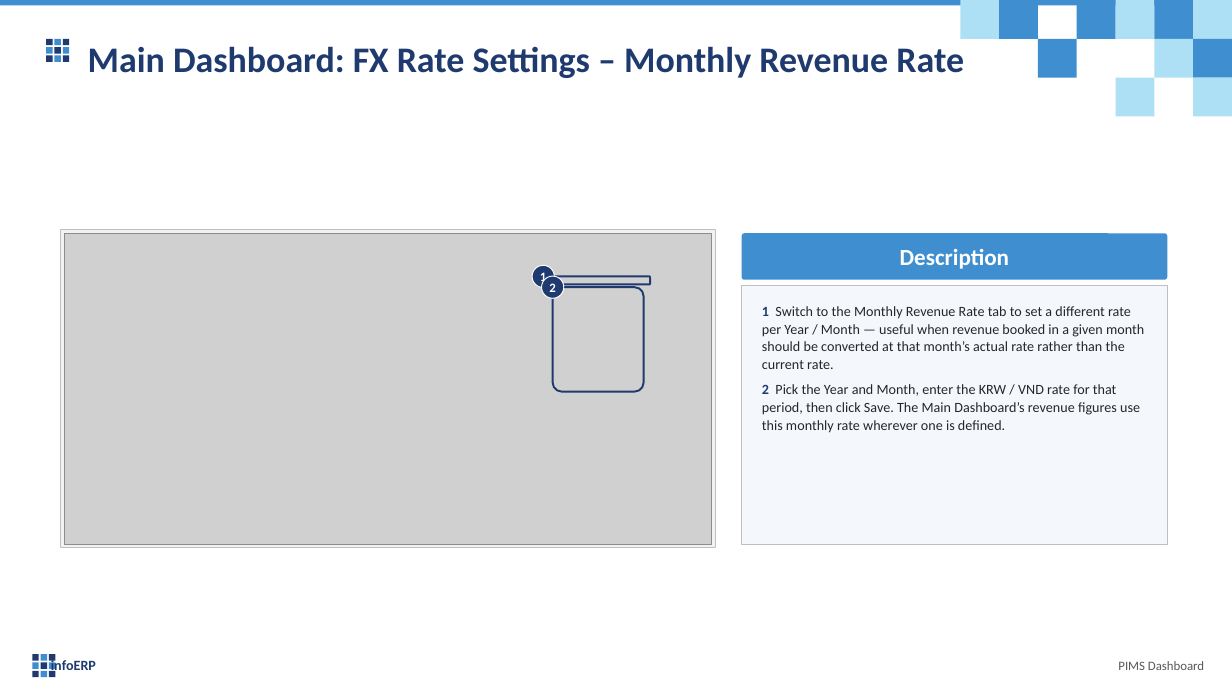
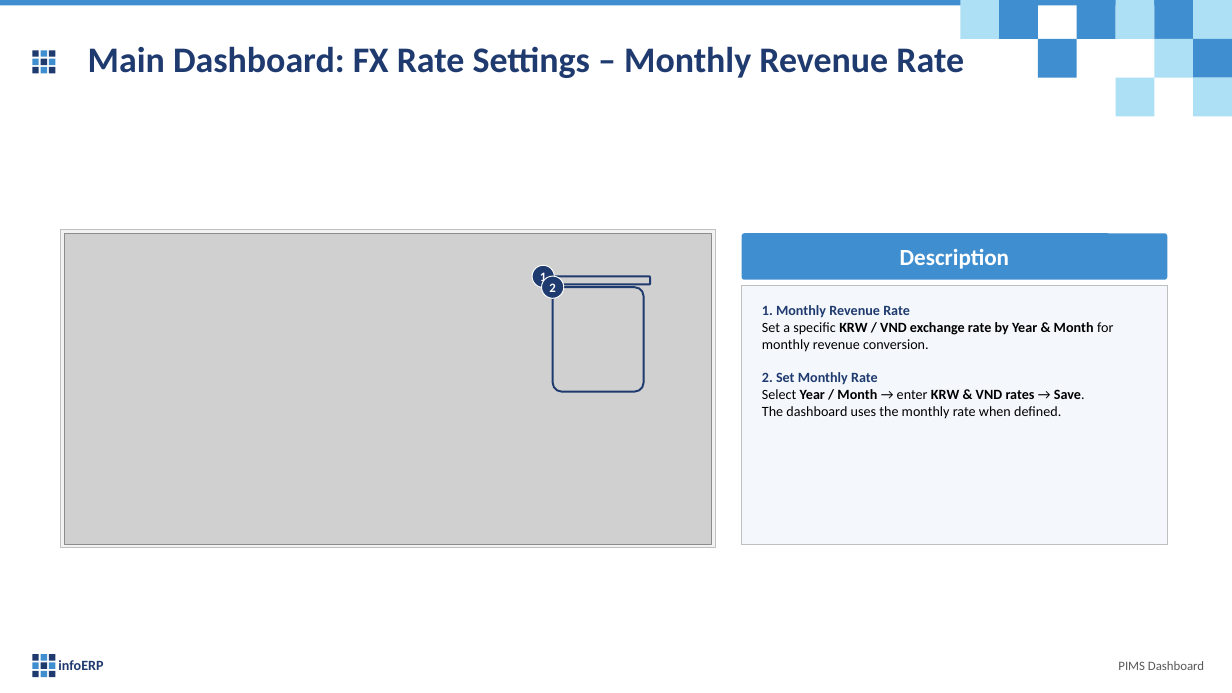
Before and after one commit to truongCLT/PIMS-DASHBOARD, a slide deck: slide 9 of docs/PIMS_Dashboard_User_Guide_V1.pptx. Drawn at 1232x693 pixels with LibreOffice and Linux fonts; fonts in the diff are those of the drawing; grey boxes stand for pictures. Boxes give left, top, right and bottom in pixels: in the first picture for what was removed or moved away, otherwise in the second. Text is boxed around its words. In the diff, an @@ line names an element or a change of style, - is before the commit and + after.

```diff
--- a/docs/PIMS_Dashboard_User_Guide_V1.pptx
+++ b/docs/PIMS_Dashboard_User_Guide_V1.pptx
@@ rectangle: place and size @@
-rectangle at [55, 47, 61, 54]
+rectangle at [32, 51, 39, 57]
@@ rectangle: place and size @@
-rectangle at [63, 47, 69, 54]
+rectangle at [32, 59, 39, 66]
@@ rectangle: place and size @@
-rectangle at [46, 47, 53, 54]
+rectangle at [41, 51, 47, 57]
@@ rectangle: place and size @@
-rectangle at [63, 55, 69, 62]
+rectangle at [41, 59, 47, 66]
@@ rectangle: place and size @@
-rectangle at [46, 55, 53, 62]
+rectangle at [49, 51, 55, 57]
@@ rectangle: place and size @@
-rectangle at [55, 55, 61, 62]
+rectangle at [49, 59, 55, 66]
@@ rectangle: place and size @@
-rectangle at [63, 39, 69, 45]
+rectangle at [32, 67, 39, 73]
@@ rectangle: place and size @@
-rectangle at [55, 39, 61, 45]
+rectangle at [41, 67, 47, 73]
@@ rectangle: place and size @@
-rectangle at [46, 39, 53, 45]
+rectangle at [49, 67, 55, 73]
@@ text at [762, 305, 1113, 419]: text changed; text colour #262626 to #000000 @@
-1 Switch to the Monthly Revenue Rate tab to set a different rate per Year / Month — useful when revenue booked in a given month should be converted at that month’s actual rate rather than the current rate.
-2 Pick the Year and Month, enter the KRW / VND rate for that period, then click Save. The Main Dashboard’s revenue figures use this monthly rate wherever one is defined.
+1. Monthly Revenue Rate
+Set a specific KRW / VND exchange rate by Year & Month for monthly revenue conversion.
+2. Set Monthly Rate
+Select Year / Month → enter KRW & VND rates → Save.
+The dashboard uses the monthly rate when defined.
@@ text "infoERP" rewrapped from [51, 658, 96, 674] to [58, 660, 103, 670] @@
```
Also in this commit, not shown: 30 other slides changed, 5 other files.
